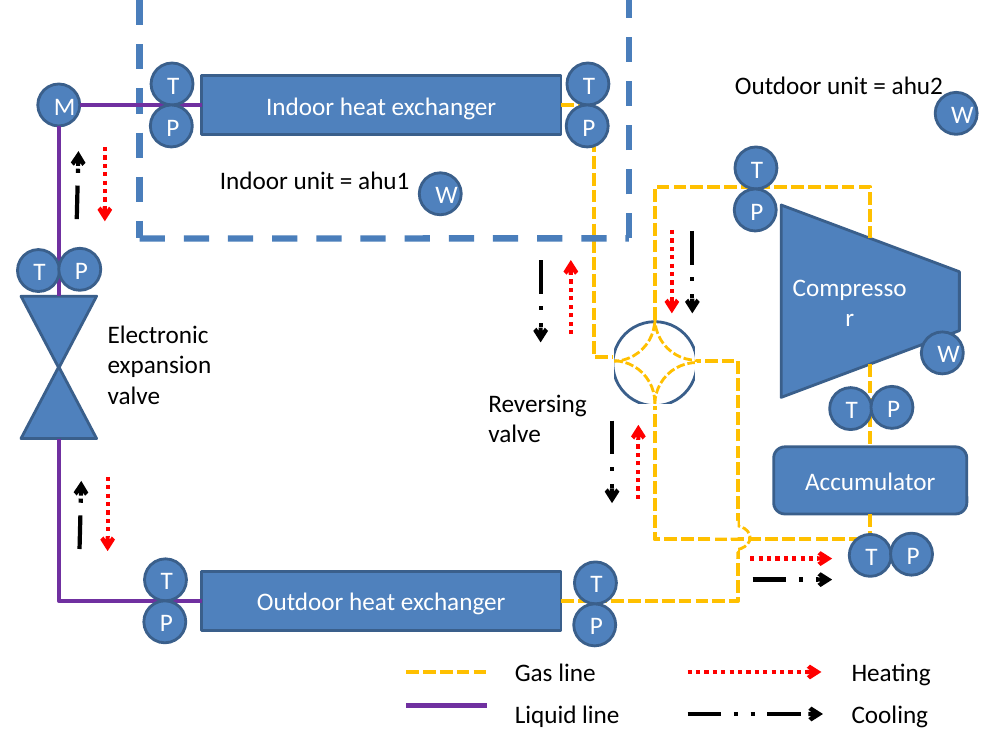
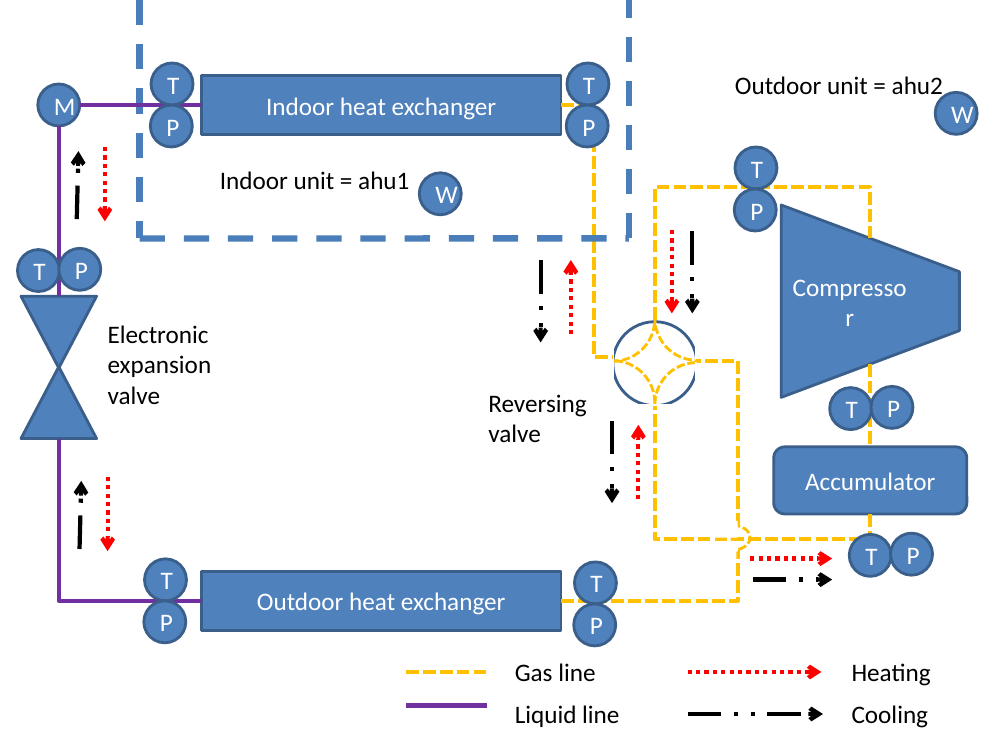
Before and after one commit to Jebaraj/psychroom, a slide deck: slide 1 of docs/DHP.pptx. Drawn at 1008x756 pixels with LibreOffice and Linux fonts; fonts in the diff are those of the drawing. Boxes give left, top, right and bottom in pixels: in the first picture for what was removed or moved away, otherwise in the second. Text is boxed around its words. In the diff, an @@ line names an element or a change of style, - is before the commit and + after.

```diff
--- a/docs/DHP.pptx
+++ b/docs/DHP.pptx
@@ ellipse removed at (921,332,964,374) @@
-W
```
Also in this commit, not shown: 1 other file.
